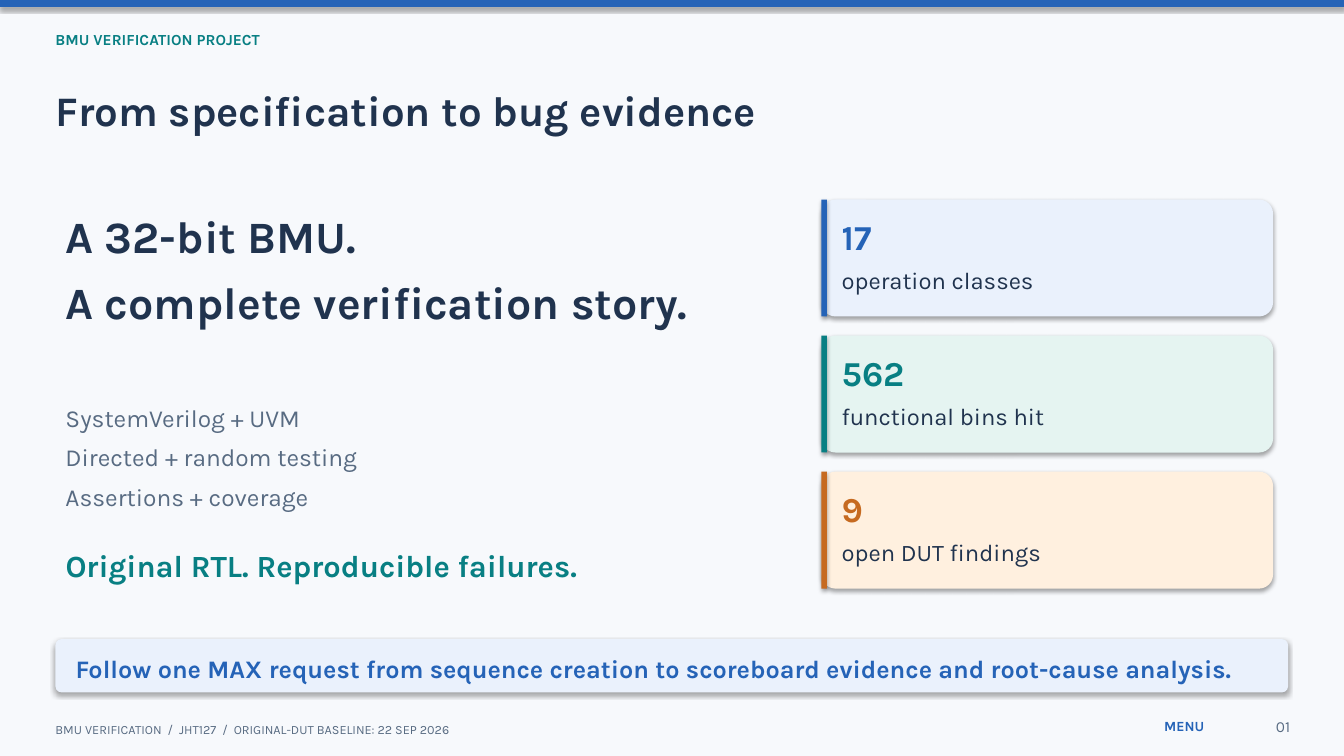
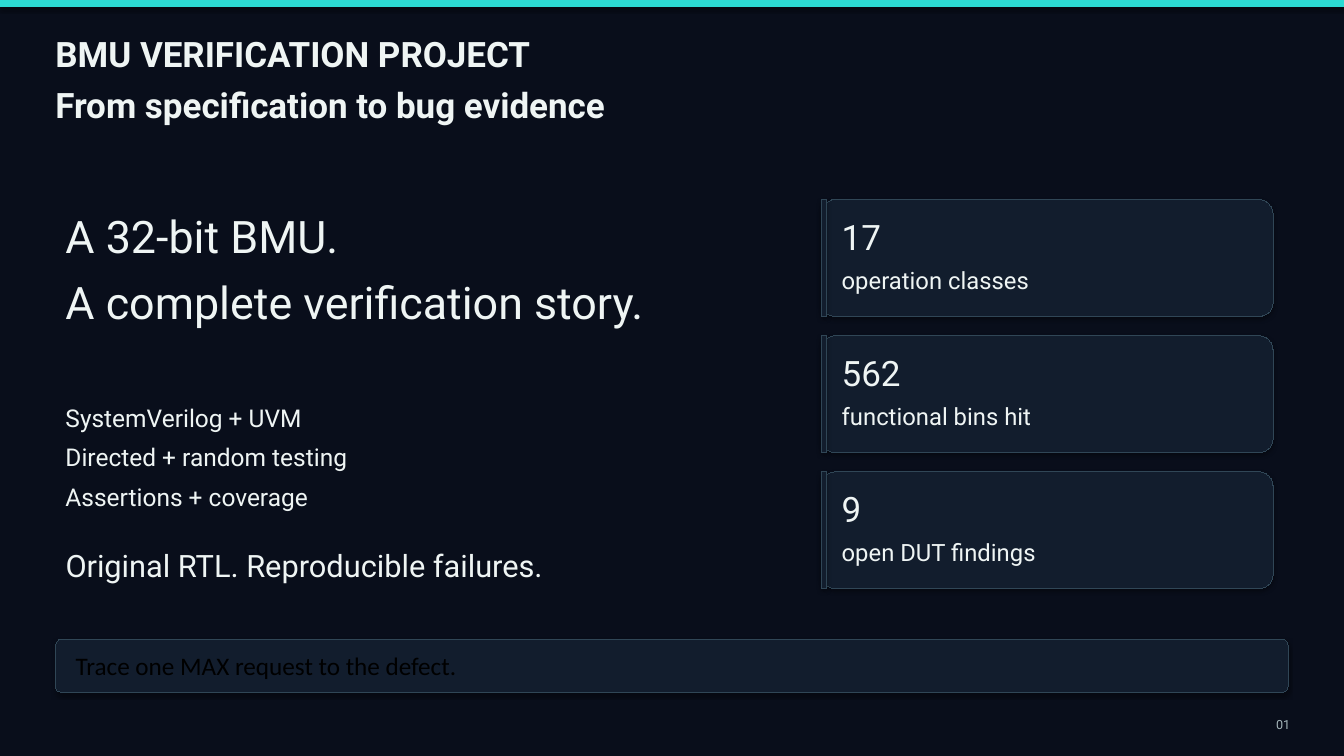
Before and after one commit to JHT127/riscv-bmu-verification, a slide deck: slide 1 of docs/09_presentation/Presentation_BMU_Verification.pptx. Drawn at 1344x756 pixels with LibreOffice and Linux fonts; fonts in the diff are those of the drawing. Boxes give left, top, right and bottom in pixels: in the first picture for what was removed or moved away, otherwise in the second. Text is boxed around its words. In the diff, an @@ line names an element or a change of style, - is before the commit and + after.

```diff
--- a/docs/09_presentation/Presentation_BMU_Verification.pptx
+++ b/docs/09_presentation/Presentation_BMU_Verification.pptx
@@ background #F7F9FC to #090E1B @@
@@ rectangle at box(0, 0, 1344, 7): fill #2563B7 to #2CDAD3 @@
@@ text "BMU VERIFICATION PROJECT" at box(55, 41, 530, 68): size 11 to 25 pt, font Karla to Roboto, text colour #087F83 to #EFF5F4 @@
@@ text "From specification to bug evidence" at box(55, 91, 605, 126): size 30 to 25 pt, font Karla to Roboto, text colour #20334E to #EFF5F4 @@
@@ text "A 32-bit BMU." at box(65, 219, 643, 329): font Karla to Roboto, text colour #20334E to #EFF5F4, bold off @@
@@ rounded rectangle at box(822, 200, 1273, 317): fill #EAF1FC to #121D2D; outline none to #304656 0 pt @@
@@ rectangle at box(822, 200, 828, 317): fill #2563B7 to #121D2D; outline none to #304656 0 pt @@
@@ text "17" at box(842, 225, 881, 250): font Karla to Roboto, text colour #2563B7 to #EFF5F4, bold off @@
@@ rounded rectangle at box(822, 336, 1273, 453): fill #E5F4F1 to #121D2D; outline none to #304656 0 pt @@
@@ rectangle at box(822, 336, 828, 453): fill #087F83 to #121D2D; outline none to #304656 0 pt @@
@@ text "562" at box(842, 360, 901, 387): font Karla to Roboto, text colour #087F83 to #EFF5F4, bold off @@
@@ text "SystemVerilog + UVM" at box(65, 408, 347, 511): font Karla to Roboto, text colour #586B82 to #EFF5F4 @@
@@ rounded rectangle at box(822, 472, 1273, 589): fill #FFF0DF to #121D2D; outline none to #304656 0 pt @@
@@ rectangle at box(822, 472, 828, 589): fill #C66A20 to #121D2D; outline none to #304656 0 pt @@
@@ text "9" at box(842, 497, 862, 522): font Karla to Roboto, text colour #C66A20 to #EFF5F4, bold off @@
@@ font Karla to Roboto, text colour #20334E to #EFF5F4 in 3 elements at box(842, 271, 1029, 294), box(842, 407, 1031, 426), box(842, 543, 1035, 566) @@
@@ text "Original RTL. Reproducible failures." at box(66, 553, 543, 584): font Karla to Roboto, text colour #087F83 to #EFF5F4, bold off @@
@@ rounded rectangle at box(55, 639, 1289, 693): fill #EAF1FC to #121D2D; outline none to #304656 0 pt @@
@@ text removed at box(76, 660, 1231, 684) @@
-Follow one MAX request from sequence creation to scoreboard evidence and root-cause analysis.
@@ text "01" at box(1276, 720, 1290, 729): size 11 to 9 pt, font Karla to Roboto, text colour #586B82 to #A4B5B9 @@
@@ text removed at box(55, 726, 449, 734) @@
-BMU VERIFICATION / JHT127 / ORIGINAL-DUT BASELINE: 22 SEP 2026
@@ text removed at box(1164, 722, 1204, 731) @@
-MENU
```
Also in this commit, not shown: 27 other slides changed.
